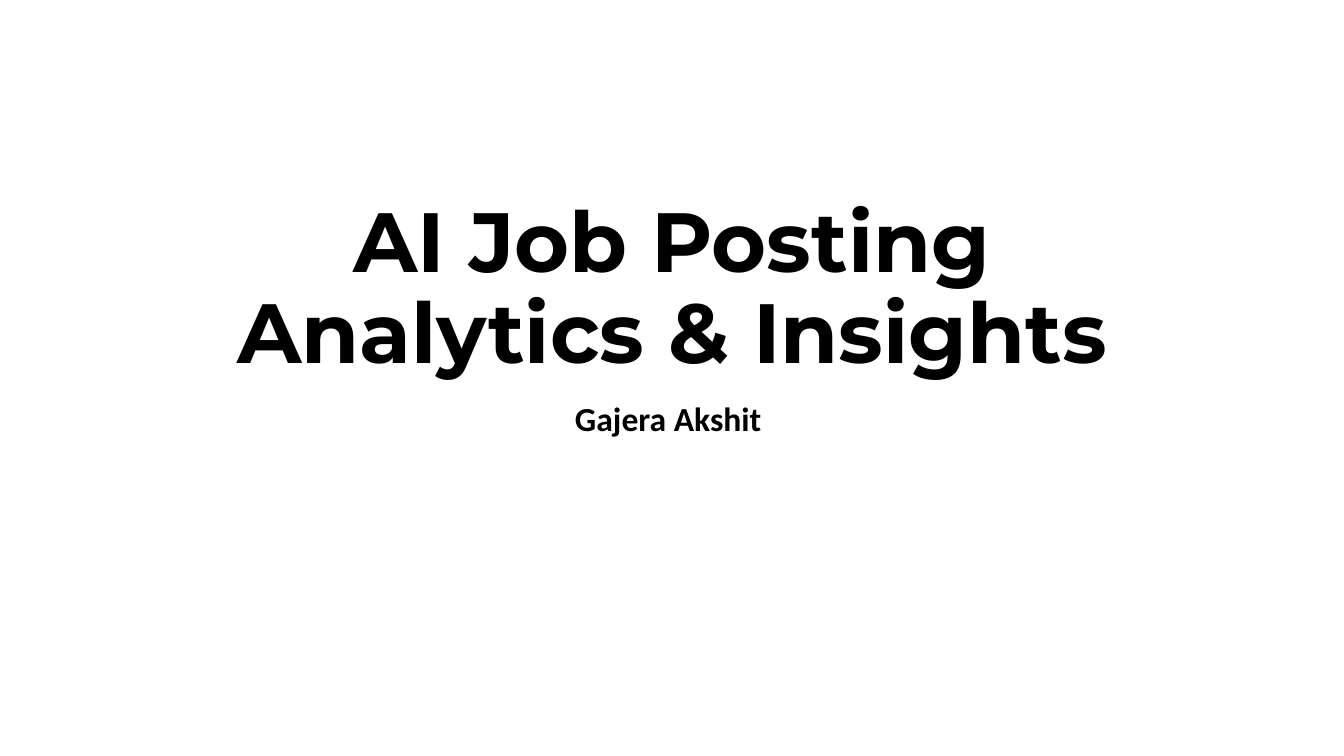
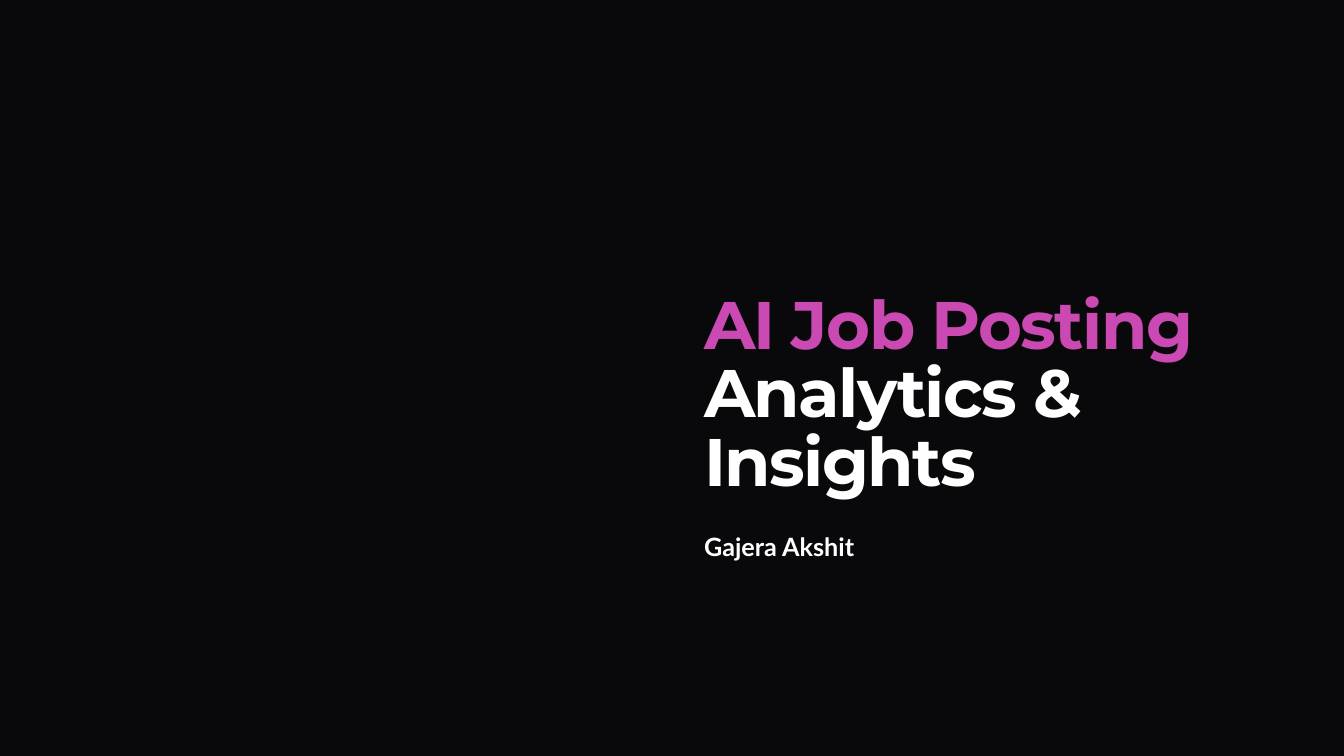
Before and after one commit to AkshitGajera/AF05148719-GajeraAkshit-AIJobPostingAnalytics-Insights, a slide deck: slide 1 of AI Job Posting Analytics & Insights.pptx. Drawn at 1344x756 pixels with LibreOffice and Linux fonts; fonts in the diff are those of the drawing; background and template pictures are left out. Boxes give left, top, right and bottom in pixels: in the first picture for what was removed or moved away, otherwise in the second. Text is boxed around its words. In the diff, an @@ line names an element or a change of style, - is before the commit and + after.

```diff
--- a/AI Job Posting Analytics & Insights.pptx
+++ b/AI Job Posting Analytics & Insights.pptx
@@ background #FFFFFF to picture (left out) @@
@@ title "AI Job Posting Analytics & ...": place and size @@
-title "AI Job Posting Analytics & ..." at bbox=[237, 206, 1107, 380]
+title "AI Job Posting Analytics & ..." at bbox=[704, 296, 1193, 500]
@@ title "AI Job Posting Analytics & ..." at bbox=[704, 296, 1193, 500]: size 60 to 48 pt, letter spacing 0 to -1.1 pt; text colour #000000 to #CB49B2 in "AI Job Posting"; text colour #000000 to #FFFFFF in "Analytics & Insights"; alignment centre to left; line spacing 0.9 to 0.85 @@
@@ subtitle "Gajera Akshit": place and size @@
-subtitle "Gajera Akshit" at bbox=[575, 407, 761, 437]
+subtitle "Gajera Akshit" at bbox=[704, 537, 854, 560]
@@ subtitle "Gajera Akshit" at bbox=[704, 537, 854, 560]: size 24 to 18 pt, font Calibri to Lato, text colour #000000 to #FFFFFF; alignment centre to left; line spacing 0.9 to 1.2 @@
```
Also in this commit, not shown: 4 other slides changed.
